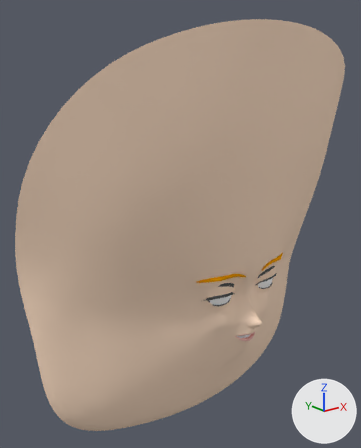
The Blender file HRI/blender/lightbot-demo-network.blend, before and after one commit.
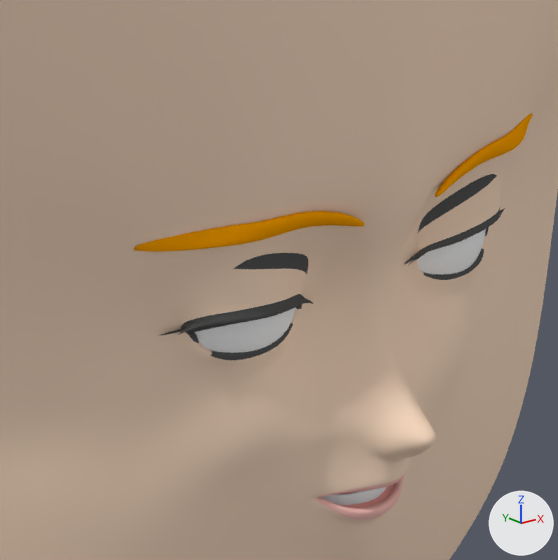
Each version appears first whole from a 50 mm camera at (-3.48, -3.92, 2.17) aimed at (-0.28, 0.08, 0.57), and next in a close-up on the part from 46% to 80% of the width and 51% to 78% of the height. The axes (+X, +Y, +Z) are drawn at lower right. The lights are the same throughout. Shape keys are drawn at the values saved in each file.

In view in the first close-up: 'eye-L', 'eye-R', 'head'.
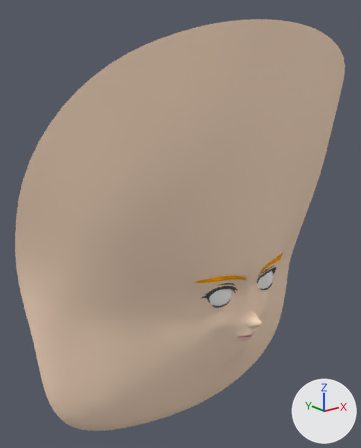
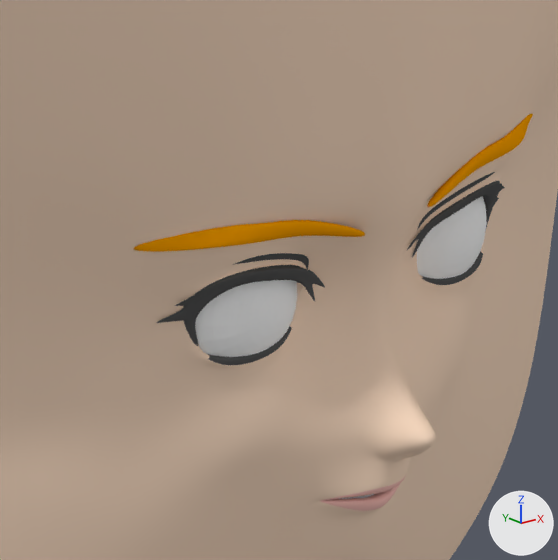
What the commit changed:
In shape key '04R BrowIn-down' (key_0_04r_browin_down), value goes from 0.16 to 0.24.
In shape key '01R BrowIn-up' (key_1_01r_browin_up), value goes from 0.42 to 0.0.
In shape key '07R EyelidBottom-up' (key_2_07r_eyelidbottom_up), value goes from 0.15 to 0.0.
In shape key '16 LipBottom-down' (key_3_16_lipbottom_down), value goes from 0.87 to 0.0.
In shape key '25 LipsPart' (key_4_25_lipspart), value goes from 0.32 to 0.0.
In shape key '07L EyelidBottom-up' (key_5_07l_eyelidbottom_up), value goes from 0.15 to 0.0.
In shape key '01L BrowIn-up' (key_6_01l_browin_up), value goes from 0.45 to 0.0.
In shape key '10R NosePouch-up' (key_7_10r_nosepouch_up), value goes from 0.19 to 0.0.
In shape key '10L NosePouch-up' (key_8_10l_nosepouch_up), value goes from 0.18 to 0.0.
In shape key '12R LipCorner-up' (key_9_12r_lipcorner_up), value goes from 0.09 to 0.0.
In shape key '12L LipCorner-up' (key_10_12l_lipcorner_up), value goes from 0.09 to 0.0.
In shape key '46R EyelidTop-down' (key_11_46r_eyelidtop_down), value goes from 0.46 to 0.0.
In shape key '46L EyelidTop-down' (key_12_46l_eyelidtop_down), value goes from 0.46 to 0.0.
In shape key '16 Chin-down' (key_13_16_chin_down), value goes from 0.73 to 0.0.

Changed parts and their boxes [x1, y1, x2, y2] in the close-ups (558 x 560 px):
'head', reshaped
    both: [0, 0, 558, 560]
'eye-R', unchanged, uncovered by the edit
    before: [193, 307, 296, 353]
    after: [195, 280, 297, 357]
